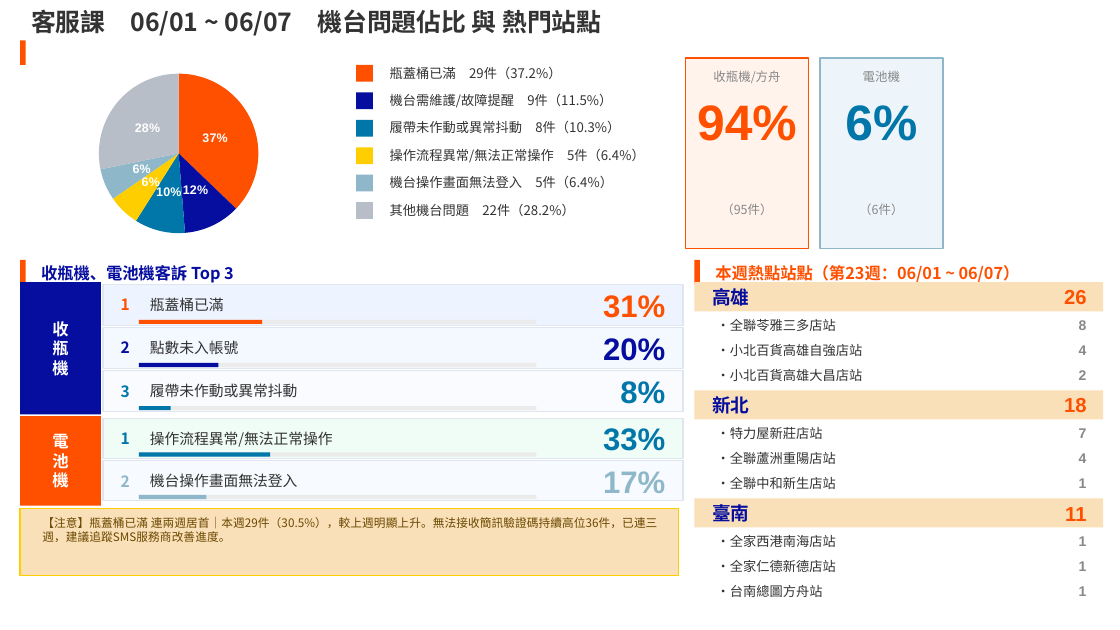
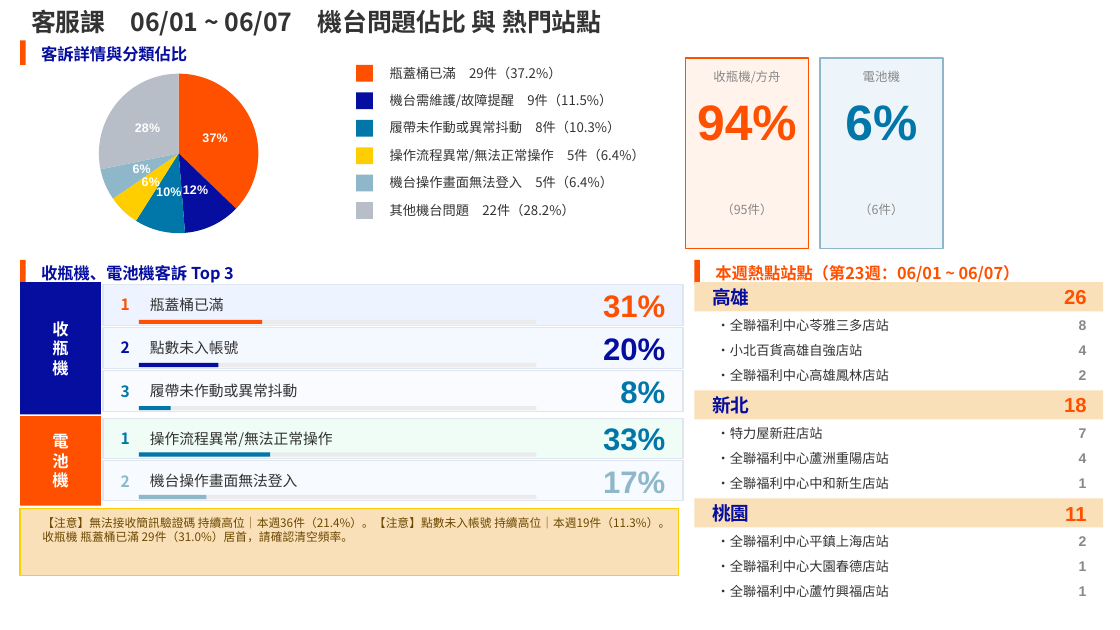
Before and after one commit to fen-ecoco/Operations-Weekly-Report, a slide deck: slide 2 of weekly-ppt/ecoco_週報_第23週_0601-0607.pptx. Drawn at 1120x630 pixels with LibreOffice and Linux fonts; fonts in the diff are those of the drawing. Boxes give left, top, right and bottom in pixels: in the first picture for what was removed or moved away, otherwise in the second. Text is boxed around its words. In the diff, an @@ line names an element or a change of style, - is before the commit and + after.

```diff
--- a/weekly-ppt/ecoco_週報_第23週_0601-0607.pptx
+++ b/weekly-ppt/ecoco_週報_第23週_0601-0607.pptx
@@ text added at (x1=41, y1=46, x2=187, y2=62), 10.5 pt, text #060E9F, bold @@
+客訴詳情與分類佔比
@@ text at (x1=717, y1=319, x2=889, y2=331): text changed @@
-・全聯苓雅三多店站
+・全聯福利中心苓雅三多店站
@@ text at (x1=717, y1=369, x2=889, y2=381): text changed @@
-・小北百貨高雄大昌店站
+・全聯福利中心高雄鳳林店站
@@ text at (x1=717, y1=452, x2=889, y2=464): text changed @@
-・全聯蘆洲重陽店站
+・全聯福利中心蘆洲重陽店站
@@ text at (x1=717, y1=477, x2=889, y2=489): text changed @@
-・全聯中和新生店站
+・全聯福利中心中和新生店站
@@ text at (x1=712, y1=501, x2=749, y2=526): text changed @@
-臺南
+桃園
@@ text at (x1=42, y1=517, x2=670, y2=542): text changed @@
-【注意】瓶蓋桶已滿 連兩週居首｜本週29件（30.5%），較上週明顯上升。無法接收簡訊驗證碼持續高位36件，已連三週，建議追蹤SMS服務商改善進度。
+【注意】無法接收簡訊驗證碼 持續高位｜本週36件（21.4%）。【注意】點數未入帳號 持續高位｜本週19件（11.3%）。收瓶機 瓶蓋桶已滿 29件（31.0%）居首，請確認清空頻率。
@@ text at (x1=717, y1=535, x2=889, y2=547): text changed @@
-・全家西港南海店站
+・全聯福利中心平鎮上海店站
@@ text at (x1=1079, y1=536, x2=1087, y2=546): text changed @@
-1
+2
@@ text at (x1=717, y1=560, x2=889, y2=572): text changed @@
-・全家仁德新德店站
+・全聯福利中心大園春德店站
@@ text at (x1=717, y1=585, x2=889, y2=597): text changed @@
-・台南總圖方舟站
+・全聯福利中心蘆竹興福店站
```
Also in this commit, not shown: 1 other slide changed, 6 other files.
